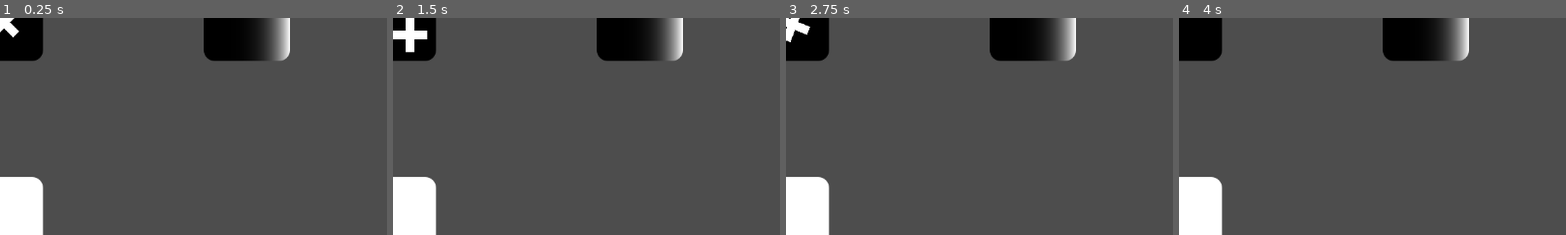
Above: before the commit, frames 1-4 (left to right).
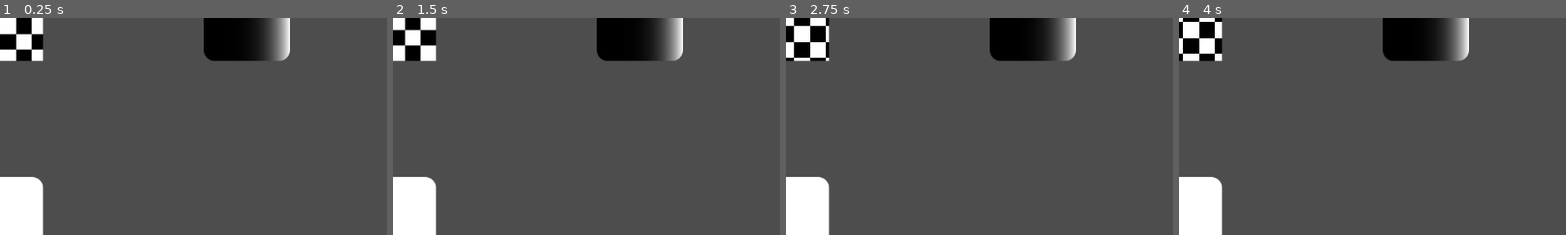
Above: after the commit, the same moments.

Repository: AtomicAntt/DemosVFX
Game: Godot game, scene res://main_2d.tscn
Same seed, same stepped clock (60 frames per second), same inputs: the game is played once before the commit and once after it. This scene is started directly instead of the project's main scene. The engine's default icon, where the game draws it, is replaced by a stand-in: a white triangle on a blue panel in a dark square.
Inputs:
- Up to frame 1 (0.25 s): no input
- Up to frame 2 (1.5 s): no input
- Up to frame 3 (2.75 s): no input
- Up to frame 4 (4 s): tap Enter at 3.5 s
The pictures show only the part of the screen within x 0-50%, y 0-50%; the shares and areas given below are measured in that part.

The runs differ from the first frame. In frame 1, 1.1% of the frame differs, in the area x 0-12%, y 0-21%; in frame 2, 1.5%; in frame 3, 1.2%; in frame 4, 1.2%.

Commit message:
Add patterned 2D shaders.

Diff:
--- /dev/null
+++ b/Shaders/2D/bricks.gdshader
@@ -0,0 +1,19 @@
+shader_type canvas_item;
+
+uniform float brick_width : hint_range(0.0, 0.1) = 0.05;
+uniform float brick_rows : hint_range(0.0, 10.0) = 4.0;
+
+float box(vec2 uv, vec2 size){
+	size = vec2(0.5) - size;
+	vec2 value = step(size, uv);
+	value *= step(size, 1.0 - uv);
+	return value.x * value.y;
+}
+
+void fragment() {
+	vec2 zoom = UV * brick_rows;
+	zoom.x += step(1.0, mod(zoom.y, 2.0)) * 0.5;
+	vec2 transform = fract(zoom);
+	vec3 color_result = vec3(box(transform, vec2(0.5 - brick_width)));
+	COLOR = vec4(color_result, 1.0);
+}
--- /dev/null
+++ b/Shaders/2D/checkers.gdshader
@@ -0,0 +1,14 @@
+shader_type canvas_item;
+
+uniform float grid_size : hint_range(0.0, 10.0) = 4.0;
+uniform vec2 pan_direction = vec2(-1.0, 1.0);
+
+void fragment() {
+	vec2 transform = UV * grid_size;
+	transform += pan_direction * TIME;
+	float color_value = step(1.0, mod(transform.y, 2.0));
+	color_value += 1.0-step(1.0, mod(transform.x, 2.0));
+	color_value = mod(color_value, 2.0); // Well, if it's both even, so value is 2.0 from the two above operations, it's 0.0 instead.
+
+	COLOR = vec4(vec3(color_value), 1.0);
+}
--- /dev/null
+++ b/Shaders/2D/fract.gdshader
@@ -0,0 +1,17 @@
+shader_type canvas_item;
+
+uniform float circle_radius : hint_range(0.0, 0.5) = 0.2;
+
+float circle(vec2 uv, float radius){
+	float dist = length(uv - vec2(0.5));
+	float value = step(radius, dist);
+	return 1.-value;
+}
+
+void fragment() {
+	vec2 uv = UV * 3.0;
+	uv = fract(uv);
+	vec3 result = vec3(circle(uv, circle_radius));
+
+	COLOR.rgb = result;
+}
--- /dev/null
+++ b/Shaders/2D/square_fract.gdshader
@@ -0,0 +1,26 @@
+shader_type canvas_item;
+
+uniform float square_size : hint_range(0.0, 0.5) = 0.2;
+uniform float grid_size : hint_range(0.0, 6.0) = 3.0;
+
+mat2 rotate_2d(float angle){
+	return mat2(vec2(cos(angle), -sin(angle)),
+				vec2(sin(angle), cos(angle)));
+}
+
+float box(vec2 uv, vec2 size){
+	size = vec2(0.5) - size;
+	vec2 value = step(size, uv);
+	value *= step(size, 1.0 - uv);
+	return value.x * value.y;
+}
+
+void fragment() {
+	vec2 transform = fract(UV * grid_size);
+
+	transform -= vec2(0.5); // Look, we want to make it so the center is actually (0,0) now
+	transform *= rotate_2d(TIME * PI);
+	transform += vec2(0.5);
+	vec3 result = vec3(box(transform, vec2(square_size)));
+	COLOR.rgb = result;
+}
--- /dev/null
+++ b/cross_scale.gdshader
@@ -0,0 +1,26 @@
+shader_type canvas_item;
+
+mat2 scale(vec2 scale){
+	return mat2(vec2(scale.x, 0.0),
+				vec2(0.0, scale.y));
+}
+
+float box(vec2 uv, vec2 scale){
+	scale = vec2(0.5) - scale;
+	vec2 side = step(scale, uv);
+	side *= step(scale, 1.0 - uv);
+	return side.x * side.y;
+}
+
+float make_cross(vec2 uv, float scale){
+	return box(uv, vec2(scale, scale/4.0)) + box(uv, vec2(scale/4.0, scale));
+}
+
+void fragment() {
+	vec2 transform = UV - vec2(0.5); // make the center into 0,0
+	transform = scale(vec2(sin(TIME))) * transform;
+	transform += vec2(0.5);
+	float result = make_cross(transform, 0.2);
+
+	COLOR.rgb = vec3(result);
+}
--- a/main_2d.tscn
+++ b/main_2d.tscn
@@ -3,21 +3,48 @@
 [ext_resource type="Shader" uid="uid://dafmwru6vg8pi" path="res://Shaders/2D/circular_fade.gdshader" id="1_4l5f2"]
 [ext_resource type="Texture2D" uid="uid://c23npfxwx3mbo" path="res://icon.svg" id="2_8hhxv"]
 [ext_resource type="Shader" uid="uid://cfgrse3kqh4e" path="res://Shaders/2D/half_step.gdshader" id="3_1hbw6"]
+[ext_resource type="Shader" uid="uid://c6ulv0t3ynd3t" path="res://Shaders/2D/bricks.gdshader" id="3_7arjl"]
 [ext_resource type="Shader" uid="uid://c66e6yeutqu4x" path="res://Shaders/2D/simple_gradient.gdshader" id="3_8hhxv"]
 [ext_resource type="Shader" uid="uid://bfphxwem63a4p" path="res://Shaders/2D/color_mix_gradient.gdshader" id="3_13uql"]
+[ext_resource type="Shader" uid="uid://bf1j2c8esit48" path="res://Shaders/2D/checkers.gdshader" id="3_ahvsh"]
 [ext_resource type="Shader" uid="uid://bu8js7h8g0t6r" path="res://Shaders/2D/cross.gdshader" id="3_coknk"]
 [ext_resource type="Shader" uid="uid://0gn0qyl5y47j" path="res://Shaders/2D/cross_rotate.gdshader" id="3_exwtt"]
+[ext_resource type="Shader" uid="uid://bdodxg8qcvneb" path="res://Shaders/2D/fract.gdshader" id="3_hlidw"]
 [ext_resource type="Shader" uid="uid://2tqeagearly3" path="res://Shaders/2D/exponential_gradient.gdshader" id="3_jmyjl"]
 [ext_resource type="Shader" uid="uid://dgr4felivwqmd" path="res://Shaders/2D/two_color_mix.gdshader" id="3_ofc6w"]
 [ext_resource type="Shader" uid="uid://d0s5hs8kidfbo" path="res://Shaders/2D/circle.gdshader" id="3_q6avo"]
 [ext_resource type="Shader" uid="uid://ivmxrrktaw8w" path="res://Shaders/2D/square.gdshader" id="3_sxeyp"]
 [ext_resource type="Shader" uid="uid://bir48uoim7j4o" path="res://Shaders/2D/half_smoothstep.gdshader" id="3_t7h21"]
+[ext_resource type="Shader" uid="uid://ba1eth11nfvm5" path="res://cross_scale.gdshader" id="3_twkok"]
+[ext_resource type="Shader" uid="uid://clmdb1j2gip3" path="res://Shaders/2D/square_fract.gdshader" id="3_w0t24"]
 [ext_resource type="Shader" uid="uid://1xrp0kb0gs1k" path="res://Shaders/2D/rectangle.gdshader" id="3_yhyqj"]
 
 [sub_resource type="ShaderMaterial" id="ShaderMaterial_jmyjl"]
 shader = ExtResource("1_4l5f2")
 shader_parameter/fade = 0.45000000670554
 shader_parameter/blur = 0.01999999955296
+
+[sub_resource type="ShaderMaterial" id="ShaderMaterial_gedy8"]
+shader = ExtResource("3_ahvsh")
+shader_parameter/grid_size = 5.4630002594925
+shader_parameter/pan_direction = Vector2(1, 1)
+
+[sub_resource type="ShaderMaterial" id="ShaderMaterial_8c7tm"]
+shader = ExtResource("3_7arjl")
+shader_parameter/brick_width = 0.01
+shader_parameter/brick_rows = 4.0
+
+[sub_resource type="ShaderMaterial" id="ShaderMaterial_ahvsh"]
+shader = ExtResource("3_w0t24")
+shader_parameter/square_size = 0.2
+shader_parameter/grid_size = 3.0
+
+[sub_resource type="ShaderMaterial" id="ShaderMaterial_7arjl"]
+shader = ExtResource("3_hlidw")
+shader_parameter/circle_radius = 0.254000012065
+
+[sub_resource type="ShaderMaterial" id="ShaderMaterial_w0t24"]
+shader = ExtResource("3_twkok")
 
 [sub_resource type="ShaderMaterial" id="ShaderMaterial_hlidw"]
 shader = ExtResource("3_exwtt")
@@ -80,8 +107,38 @@
 position = Vector2(-321, 0)
 texture = ExtResource("2_8hhxv")
 
-[node name="CrossRotate" type="Sprite2D" parent="." unique_id=1040170356]
+[node name="Checkers" type="Sprite2D" parent="." unique_id=1040170356]
+material = SubResource("ShaderMaterial_gedy8")
+rotation = 0.00017340037
+texture = ExtResource("2_8hhxv")
+
+[node name="Bricks2" type="Sprite2D" parent="." unique_id=732776888]
+material = SubResource("ShaderMaterial_8c7tm")
+position = Vector2(344.00003, -528)
+rotation = 0.00017340037
+texture = ExtResource("2_8hhxv")
+
+[node name="SquareFract" type="Sprite2D" parent="." unique_id=819804889]
+material = SubResource("ShaderMaterial_ahvsh")
+position = Vector2(643, -293)
+rotation = 0.00017340037
+texture = ExtResource("2_8hhxv")
+
+[node name="CircleFract" type="Sprite2D" parent="." unique_id=1384571686]
+material = SubResource("ShaderMaterial_7arjl")
+position = Vector2(345, -294)
+rotation = 0.00017340037
+texture = ExtResource("2_8hhxv")
+
+[node name="CrossScale" type="Sprite2D" parent="." unique_id=296534101]
+material = SubResource("ShaderMaterial_w0t24")
+position = Vector2(-1149, -319)
+rotation = 0.00017340037
+texture = ExtResource("2_8hhxv")
+
+[node name="CrossRotate" type="Sprite2D" parent="." unique_id=1458629231]
 material = SubResource("ShaderMaterial_hlidw")
+position = Vector2(-885, -319)
 rotation = 0.00017340037
 texture = ExtResource("2_8hhxv")
 
Not shown, added: Shaders/2D/bricks.gdshader.uid
Not shown, added: Shaders/2D/checkers.gdshader.uid
Not shown, added: Shaders/2D/fract.gdshader.uid
Not shown, added: Shaders/2D/square_fract.gdshader.uid
Not shown, added: cross_scale.gdshader.uid
